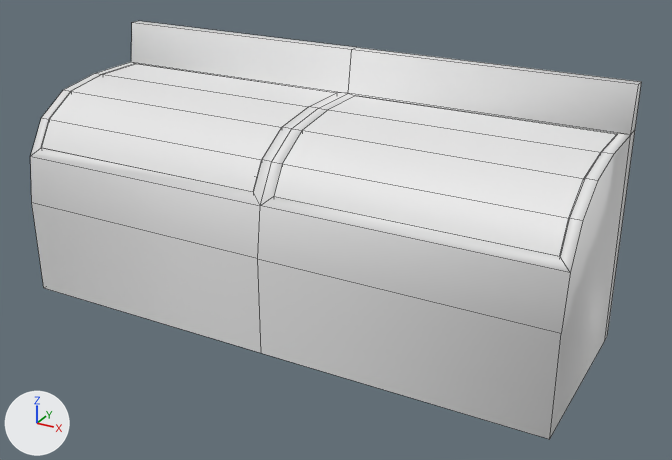
The OBJ model Content/3D_Models/Mobiliario/Congelador_Normal/Congelador_Normal.obj: old version first, new version second.
Both versions are drawn from a 50 mm lens placed at (79.5, -133.9, 85.4), pointed at (5.2, 1.1, 17.9). The lights are fixed; the arrows at lower left show +X, +Y and +Z. Mesh edges are drawn as thin lines. Where no turn or scale is listed for an object, it has been applied to the vertices.

In view in the first picture: 'Congelador_normal'.
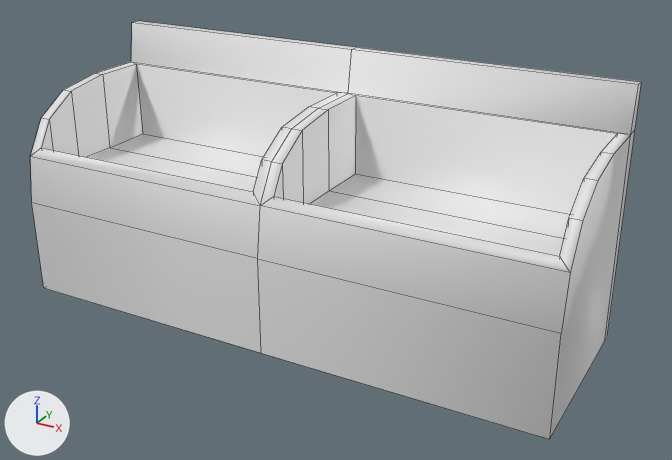
The newer file is also turned or shifted as a whole; pictures and numbers use the older file's frame.

Where the change shows, as pixel boxes (x1, y1, x2, y2) in the pictures (672 x 460 px):
part 1 of me_congelador_normal, deleted: before (274, 96, 617, 256)
part 2 of me_congelador_normal, deleted: before (41, 64, 335, 192)

Edits to the bpy script that builds the scene:
```text
Change me_congelador_normal:
    where me_congelador_normal.from_pydata(...)  # 95 vertices, 74 faces; spans x -51.7..51.7, y -16.6..18.6, z 0.0..47.0
    used by ob_congelador_normal; location = (0.0, 0.0, 0.0)
    me_congelador_normal part 1: the loose piece of 10 vertices spanning x 2.0..49.8, y -14.2..14.6, z 29.1..39.1 is deleted
    me_congelador_normal part 2: the loose piece of 10 vertices spanning x -49.8..-2.0, y -14.2..14.6, z 29.1..39.1 is deleted
```
